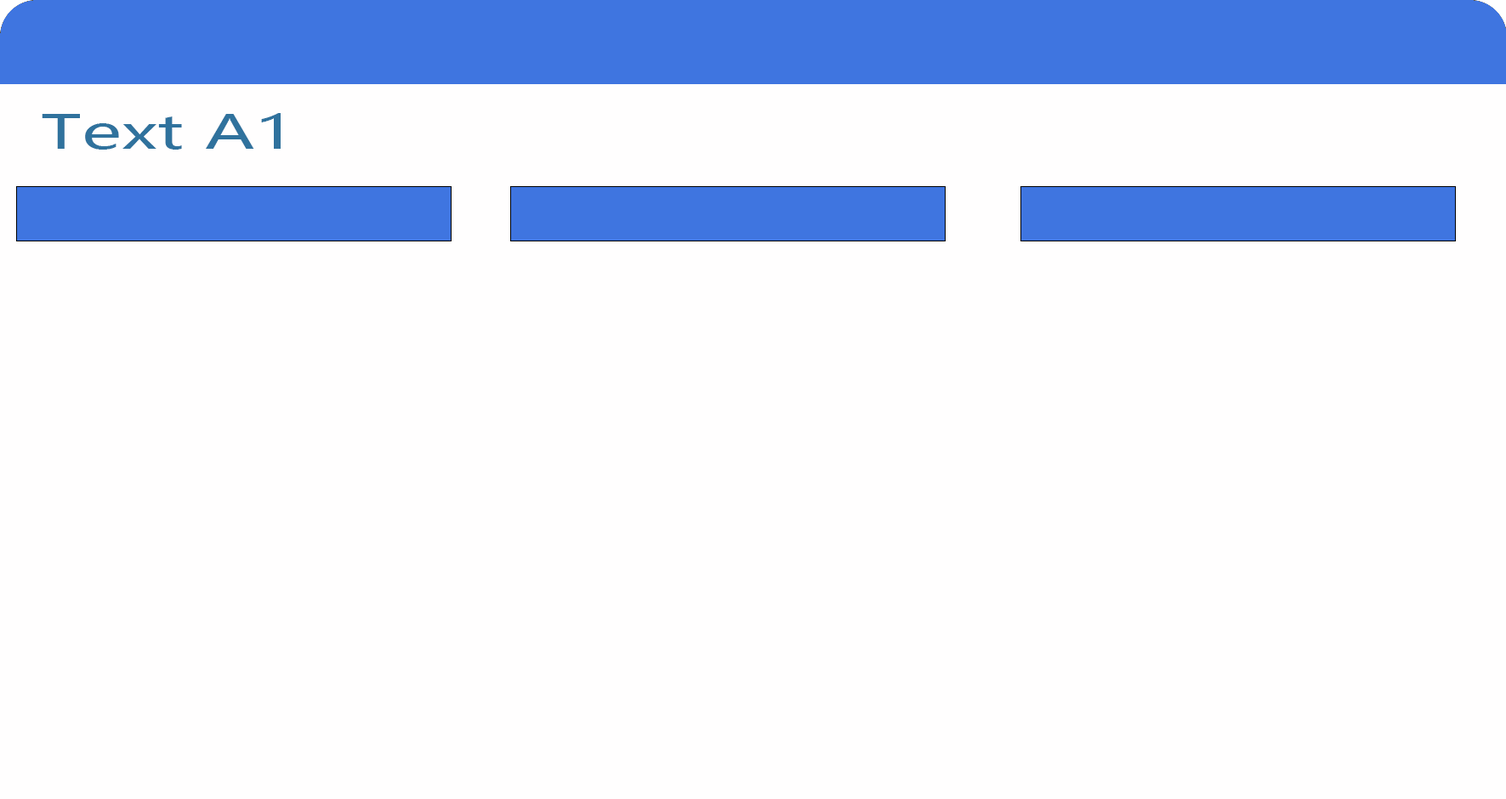
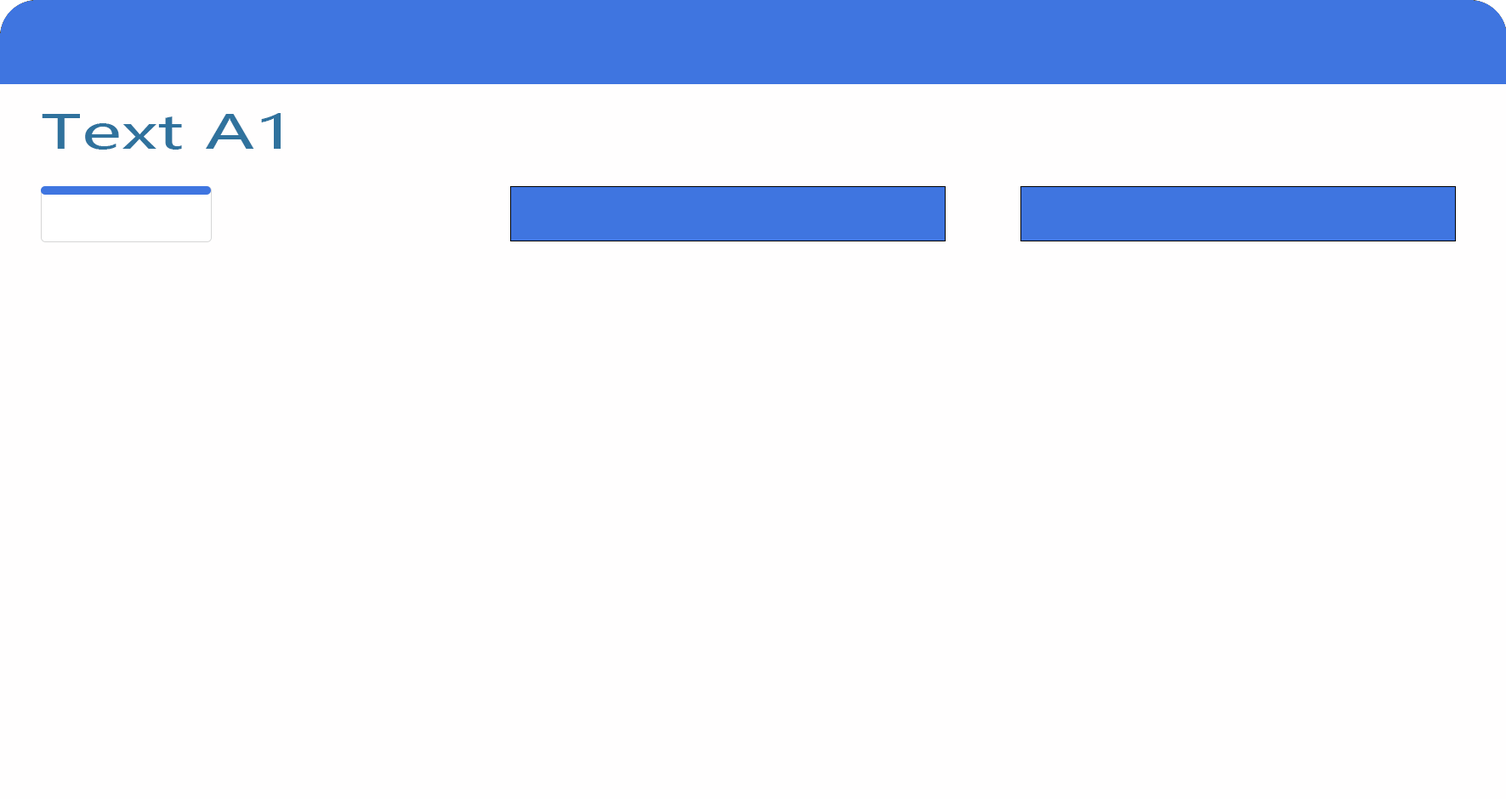
Layer changes from the first 1506 × 799 image to the second:
removed layer "矩形 1" (3rd of 3) over (16, 186, 452, 242)
added layer "矩形 3" above "矩形 2" over (40, 186, 211, 195)
added layer "矩形 2" above "Text A1" over (40, 186, 212, 243)
